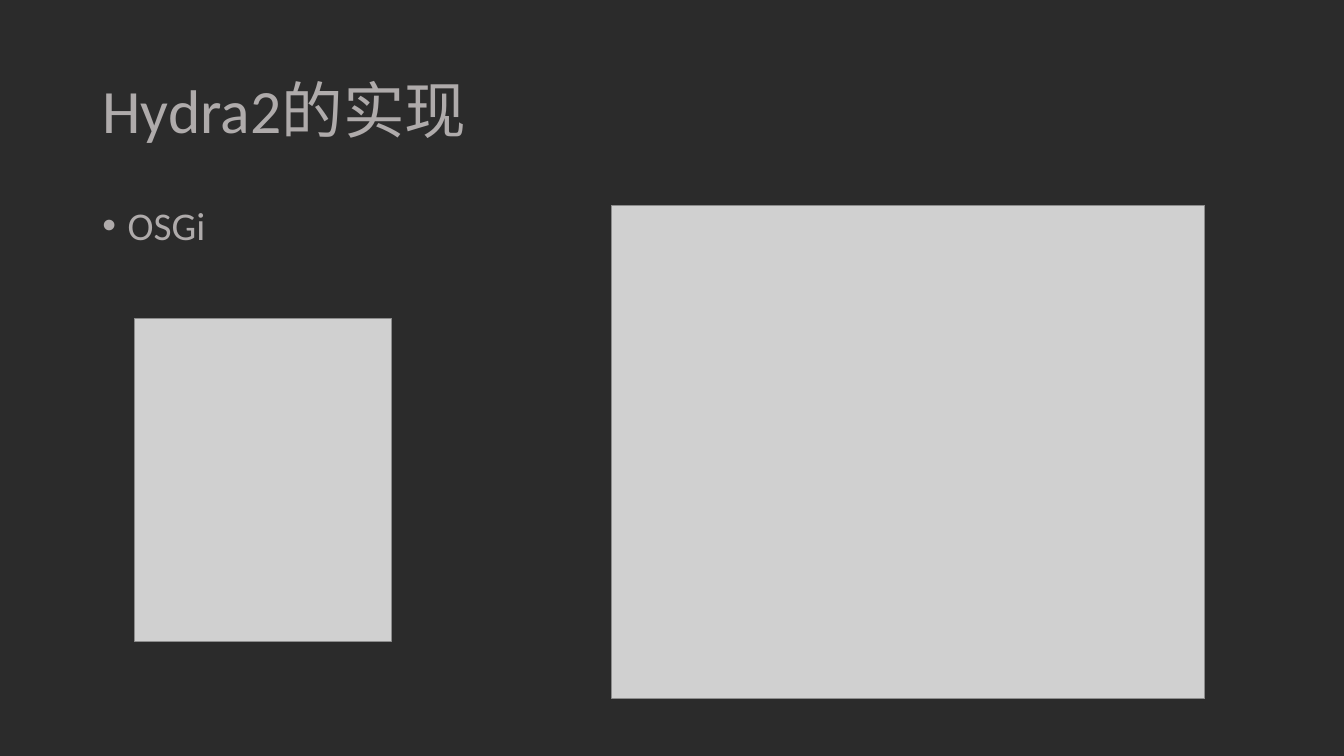
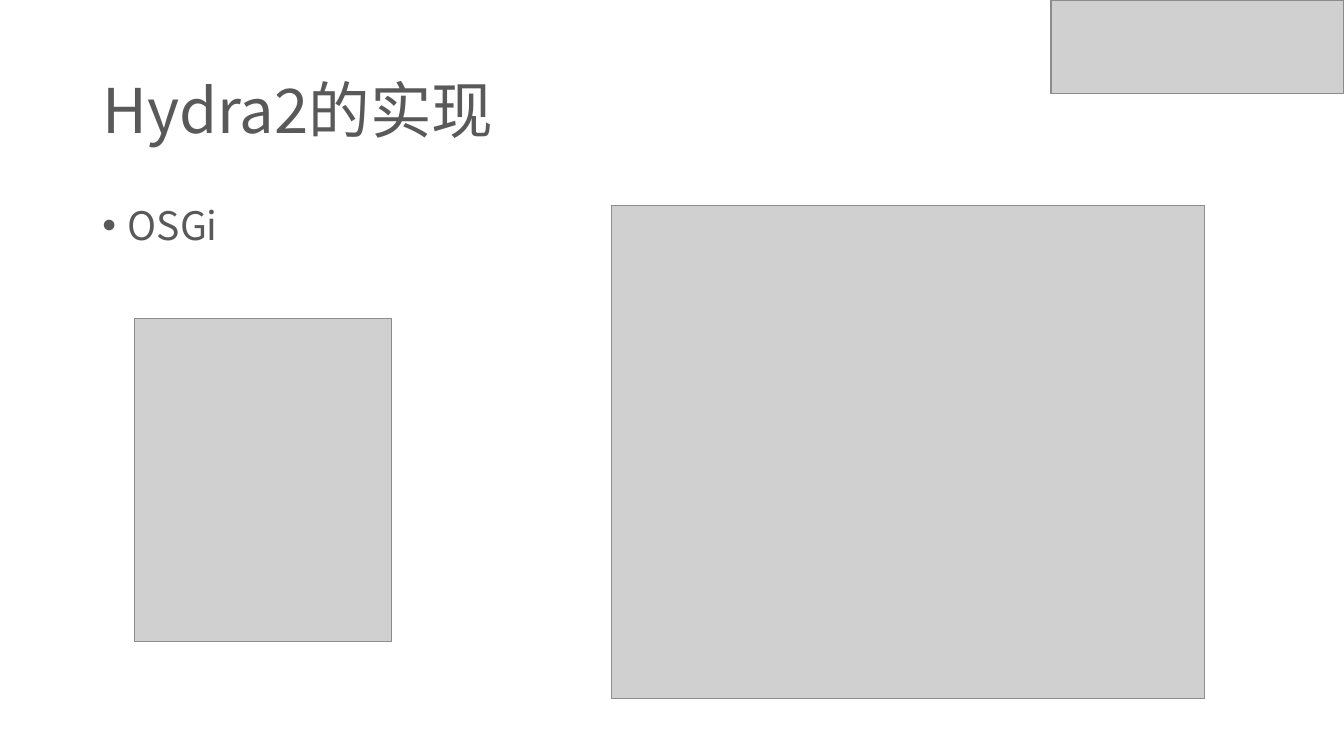
Before and after one commit to ivaneye/ivaneye.github.com, a slide deck: slide 6 of source/ppt/work/焦点服务化框架Hydra的演变-王一帆.pptx (slide 9 before the commit). Drawn at 1344x756 pixels with LibreOffice and Linux fonts; fonts in the diff are those of the drawing; grey boxes stand for pictures; background and template pictures are left out; a plain dark background stands for a picture behind light text. Boxes give left, top, right and bottom in pixels: in the first picture for what was removed or moved away, otherwise in the second. Text is boxed around its words. In the diff, an @@ line names an element or a change of style, - is before the commit and + after.

```diff
--- a/source/ppt/work/焦点服务化框架Hydra的演变-王一帆.pptx
+++ b/source/ppt/work/焦点服务化框架Hydra的演变-王一帆.pptx
@@ background picture (left out) to #FFFFFF @@
@@ picture added at [1052, 0, 1344, 94] @@
@@ title "Hydra2的实现" at [102, 81, 493, 148]: font Calibri to Noto Sans CJK SC, text colour #AFABAB to #595959 @@
@@ text "OSGi" at [128, 209, 218, 241]: font Calibri to Noto Sans CJK SC, text colour #AFABAB to #595959 @@
```
Also in this commit, not shown: 10 other slides changed, 3 slides added, 5 slides removed, 2 other files.
